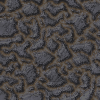
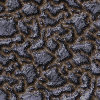
Layered file, before and after one edit (w=100, h=100). Changes by layer:
added layer "Layer #6" (40%) above "Layer #4" over [0, 0, 100, 100]
"Layer #4": opacity 60% → 100%, blend grain merge → soft light over [0, 0, 100, 100]
"Layer copy": opacity 100% → 76% over [0, 0, 100, 100]
